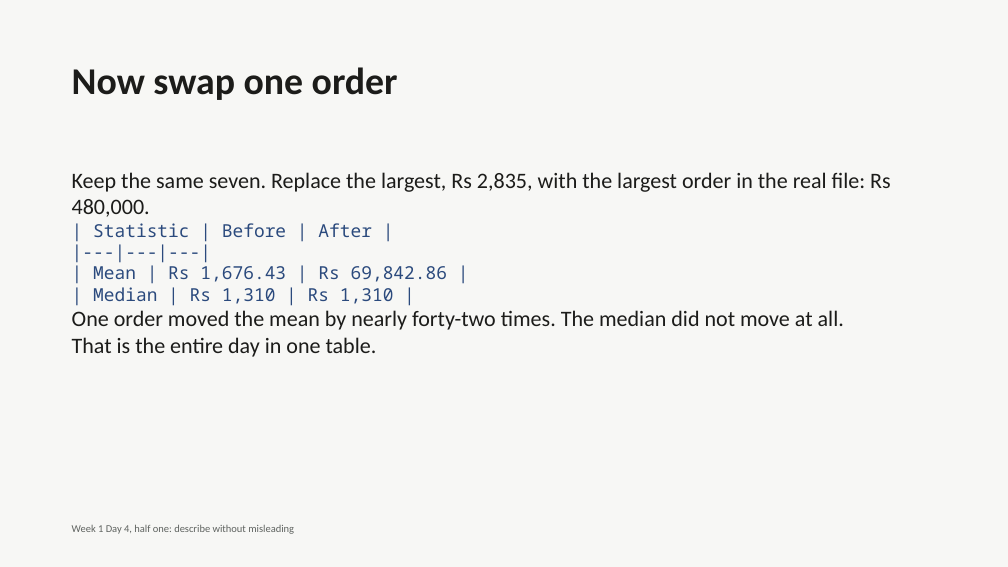
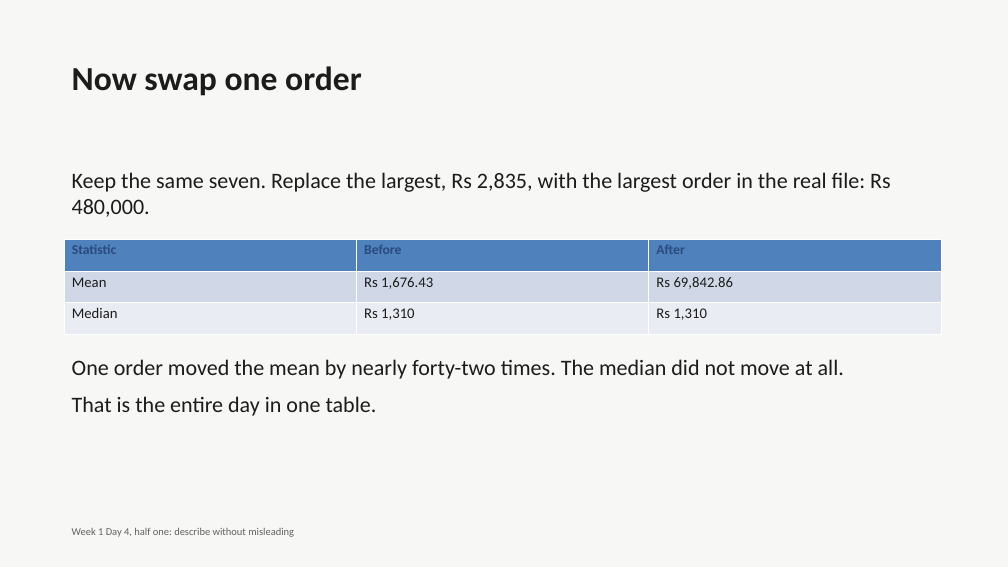
Before and after one commit to fde-academy-lab/c2-content-factory, a slide deck: slide 10 of content/W01/D4/C2_W01_D04_deck_half1_STUDENT.pptx. Drawn at 1008x567 pixels with LibreOffice and Linux fonts; fonts in the diff are those of the drawing. Boxes give left, top, right and bottom in pixels: in the first picture for what was removed or moved away, otherwise in the second. Text is boxed around its words. In the diff, an @@ line names an element or a change of style, - is before the commit and + after.

```diff
--- a/content/W01/D4/C2_W01_D04_deck_half1_STUDENT.pptx
+++ b/content/W01/D4/C2_W01_D04_deck_half1_STUDENT.pptx
@@ text "Now swap one order" at [72, 66, 362, 96]: size 36 to 32 pt @@
@@ text "Keep the same seven. Replace ..." at [72, 172, 891, 217]: more space between paragraphs @@
@@ table added at [64, 239, 942, 334], 3 rows, 3 columns @@
+Statistic | Before | After
+Mean | Rs 1,676.43 | Rs 69,842.86
+Median | Rs 1,310 | Rs 1,310
@@ text at [72, 223, 844, 357]: paragraphs removed @@
-| Statistic | Before | After |
-|---|---|---|
-| Mean | Rs 1,676.43 | Rs 69,842.86 |
-| Median | Rs 1,310 | Rs 1,310 |
-One order moved the mean by nearly forty-two times. The median did not move at all.
-That is the entire day in one table.
@@ text added at [72, 359, 844, 416], 21 pt, text #1C1C1A @@
+One order moved the mean by nearly forty-two times. The median did not move at all.
+That is the entire day in one table.
```
Also in this commit, not shown: 31 other slides changed, 15 slides added, 4 other files.
